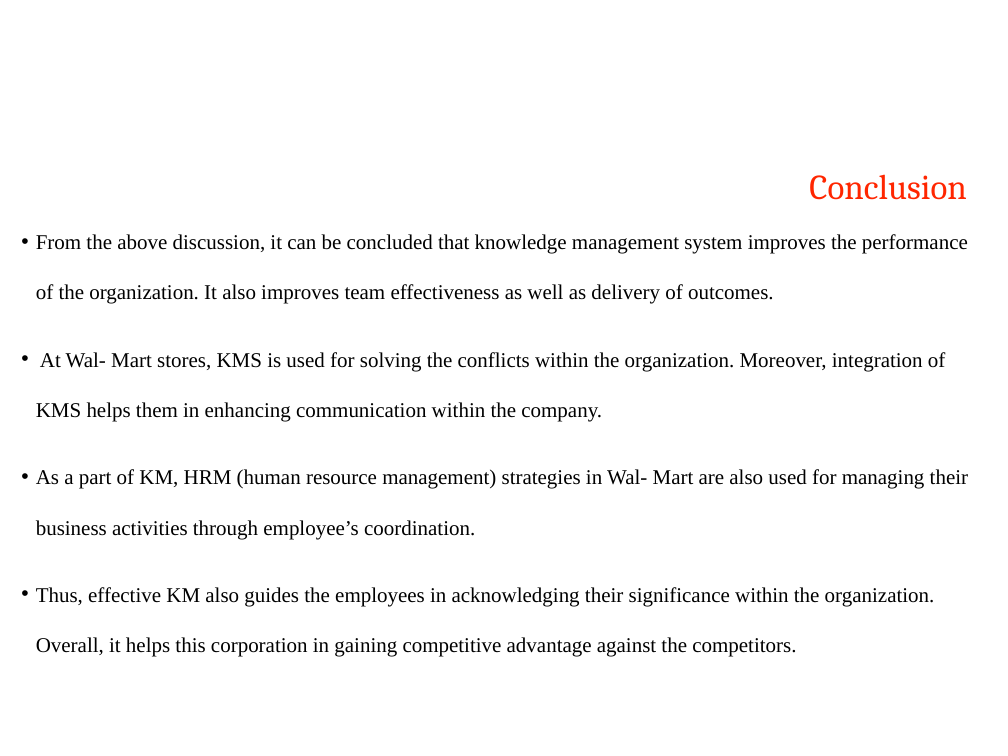
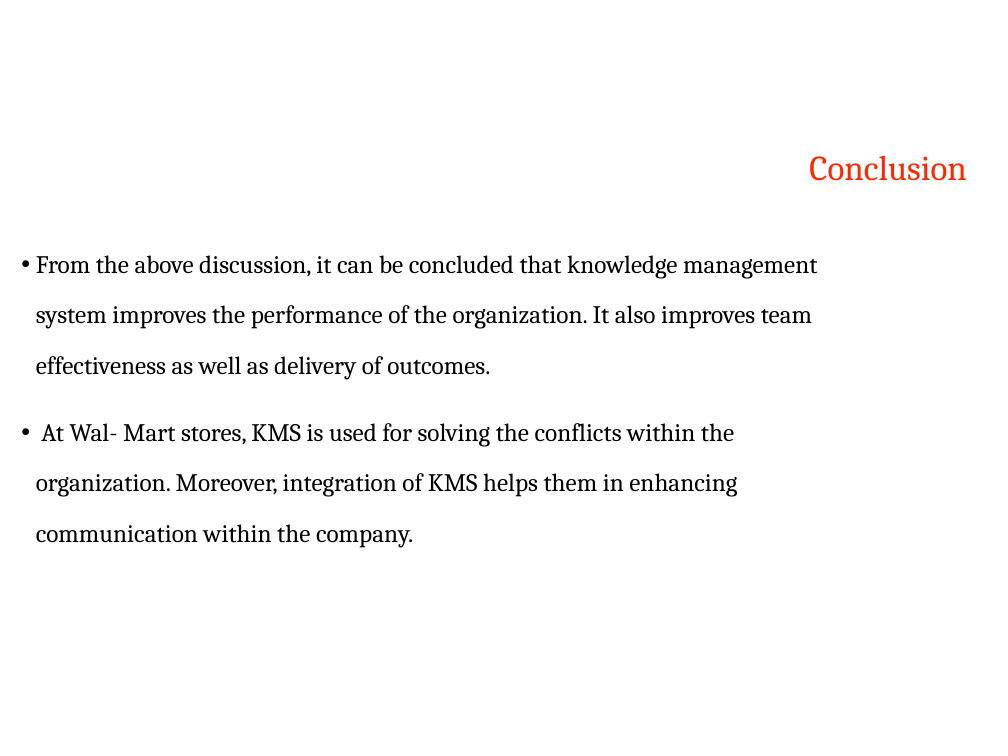
Before and after one commit to asinghania71/KM_PROJECT, a slide deck: slide 18 of kmppt.pptx (slide 12 before the commit). Drawn at 1008x756 pixels with LibreOffice and Linux fonts; fonts in the diff are those of the drawing; background and template pictures are left out. Boxes give left, top, right and bottom in pixels: in the first picture for what was removed or moved away, otherwise in the second. Text is boxed around its words. In the diff, an @@ line names an element or a change of style, - is before the commit and + after.

```diff
--- a/kmppt.pptx
+++ b/kmppt.pptx
@@ text "Conclusion": place and size @@
-text "Conclusion" at [809,174,966,200]
+text "Conclusion" at [809,155,966,181]
@@ text "From the above discussion, it ...": place and size @@
-text "From the above discussion, it ..." at [36,234,968,657]
+text "From the above discussion, it ..." at [36,255,817,548]
@@ text "From the above discussion, it ..." at [36,255,817,548]: size 15 to 18 pt, font Times New Roman to Cambria @@
@@ text at [36,469,968,657]: paragraphs removed @@
-• As a part of KM, HRM (human resource management) strategies in Wal- Mart are also used for managing their business activities through employee’s coordination.
-• Thus, effective KM also guides the employees in acknowledging their significance within the organization. Overall, it helps this corporation in gaining competitive advantage against the competitors.
```
Also in this commit, not shown: 11 other slides changed, 7 slides added, 1 other file.
